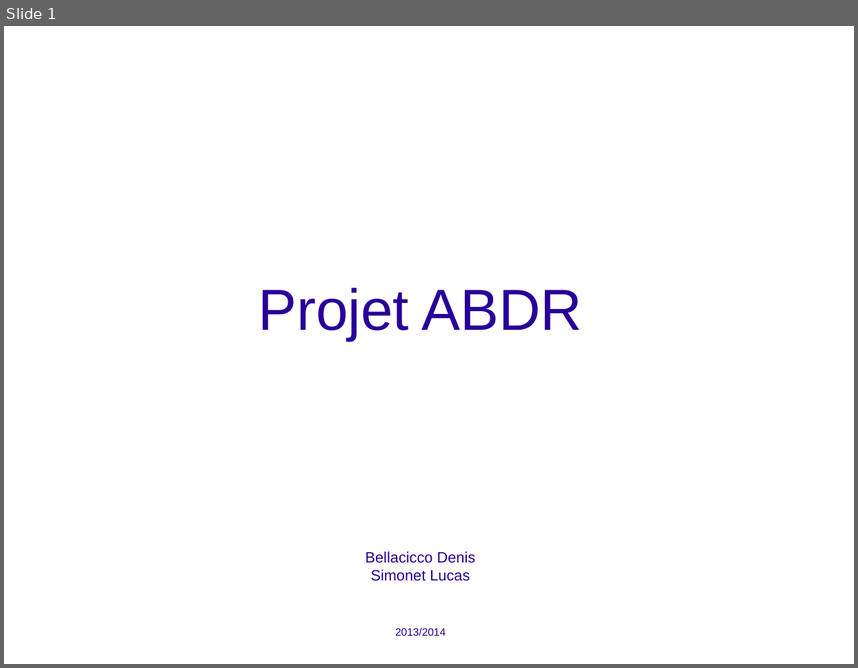
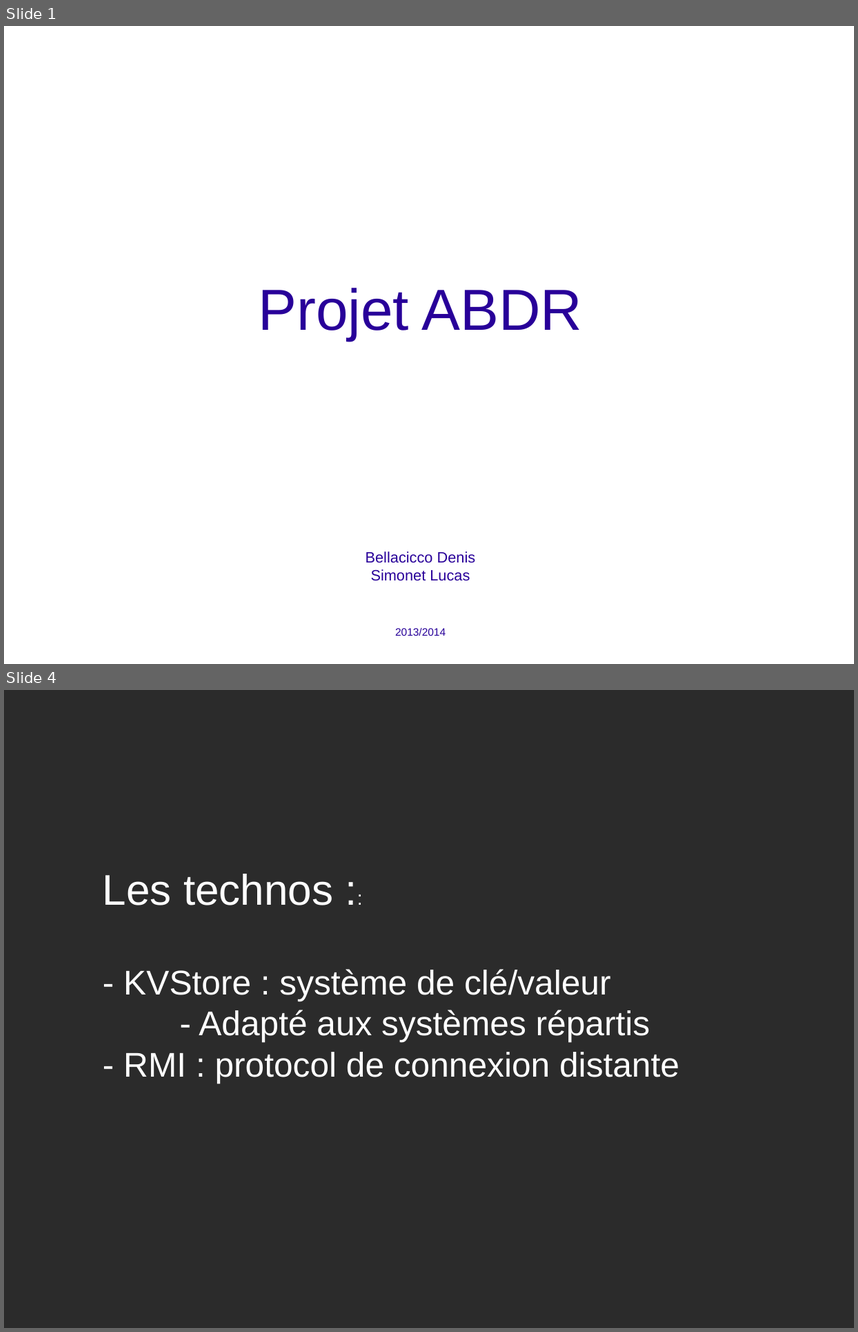
Before and after one commit to LucasChezToi/ABDR, a slide deck: Présentation/présentation.odp. Shown one above the other, each under a label of ours: slide 1 before the commit, slides 1 and 4 after it; the slides between them are not shown. The pictures are 858x668 and 858x1332 pixels, drawn with LibreOffice and Linux fonts; fonts in the diff are those of the drawing; background and template pictures are left out; a plain dark background stands for a picture behind light text. Boxes give left, top, right and bottom in pixels: in the first picture for what was removed or moved away, otherwise in the second. Text is boxed around its words. In the diff, an @@ line names an element or a change of style, - is before the commit and + after.

```diff
--- a/Présentation/présentation.odp
+++ b/Présentation/présentation.odp
@@ slide 4 added at (x1=4, y1=690, x2=854, y2=1328), background picture (left out) @@
@@ text added at (x1=103, y1=874, x2=680, y2=1083), 32 pt, text #FFFFFF @@
+Les technos ::
+- KVStore : système de clé/valeur
+- Adapté aux systèmes répartis
+- RMI : protocol de connexion distante
```
Also in this commit, not shown: 5 slides changed, 2 slides removed, 5 other files.
